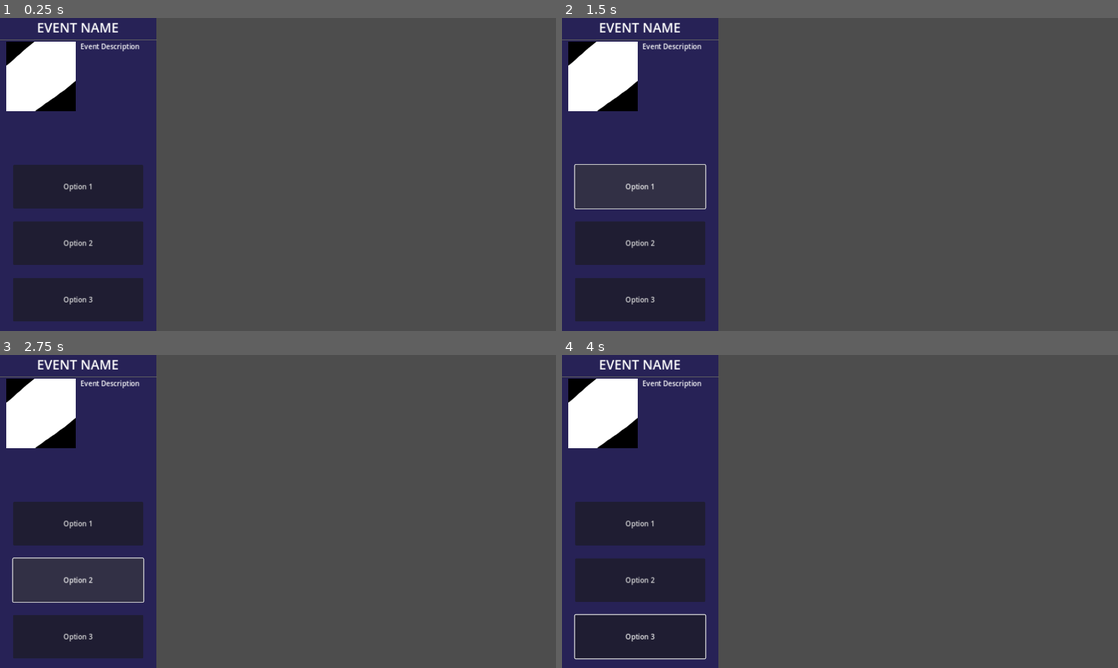
Above: before the commit, frames 1-4 (two rows, left to right).
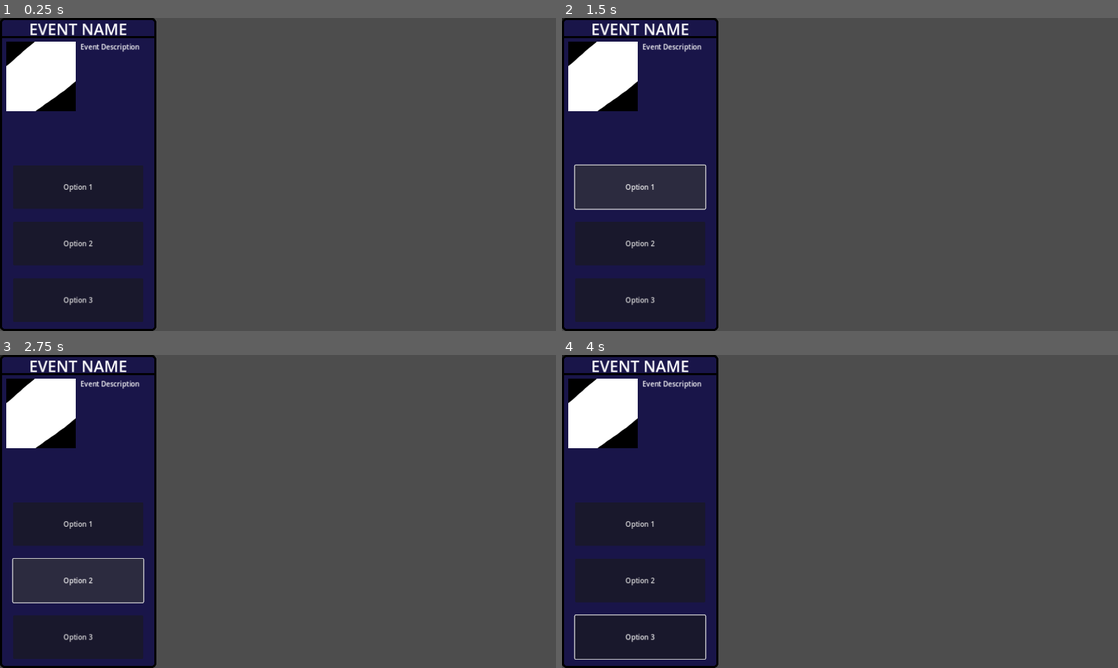
Above: after the commit, the same moments.

Repository: Evenwood/godotgamejam77
Game: Godot game, scene res://EventControl/Event.tscn
Two runs of this game, one before a commit and one after it. Both use one fixed random seed, a clock stepped at 60 frames per second and the inputs below. The project has no main scene, so this scene is started directly.
Inputs (mouse positions are in pixels of both pictures, inside the frame that each line leads up to):
- Up to frame 1 (0.25 s): no input
- Up to frame 2 (1.5 s): tap Enter at 0.5 s; move the mouse to (962, 158) at 0.52 s; click (962, 158) at 0.67 s; click "Option 1" at 1.25 s
- Up to frame 3 (2.75 s): click "Option 2" at 2 s
- Up to frame 4 (4 s): click "Option 3" at 2.75 s; drag from (728, 527) to (812, 574) at 3.52 s

The runs differ from the first frame. In frame 1, 2.2% of the frame differs, in the area x 0-29%, y 0-100%; in frame 2, 2.4%; in frame 3, 2.3%; in frame 4, 2.3%.

Commit message:
Updated the event UI to use a panel with borders and a shadow

Diff:
--- a/game/EventControl/Event.tscn
+++ b/game/EventControl/Event.tscn
@@ -1,11 +1,26 @@
-[gd_scene load_steps=4 format=3 uid="uid://dxayhd2enrxhi"]
+[gd_scene load_steps=5 format=3 uid="uid://dxayhd2enrxhi"]
 
 [ext_resource type="Script" path="res://EventControl/event.gd" id="1_rgnu6"]
 [ext_resource type="Texture2D" uid="uid://uwx3gpirfrsv" path="res://Assets/test-event-image.png" id="1_strl5"]
 
+[sub_resource type="StyleBoxFlat" id="StyleBoxFlat_dn0gy"]
+bg_color = Color(0.0901961, 0.0666667, 0.352941, 0.705882)
+border_width_left = 5
+border_width_top = 5
+border_width_right = 5
+border_width_bottom = 5
+border_color = Color(0, 0, 0, 1)
+corner_radius_top_left = 10
+corner_radius_top_right = 10
+corner_radius_bottom_right = 10
+corner_radius_bottom_left = 10
+shadow_size = 2
+shadow_offset = Vector2(-5, -5)
+
 [sub_resource type="StyleBoxLine" id="StyleBoxLine_ibdnr"]
-color = Color(0.381703, 0.381703, 0.381703, 1)
-thickness = 2
+grow_begin = 0.0
+grow_end = -1.0
+thickness = 5
 
 [node name="Event" type="Control"]
 layout_mode = 3
@@ -15,15 +30,17 @@
 
 [node name="EventCanvas" type="CanvasLayer" parent="."]
 
-[node name="ColorRect" type="ColorRect" parent="EventCanvas"]
-anchors_preset = -1
-anchor_right = 0.28125
-anchor_bottom = 1.0
-offset_bottom = -6.10352e-05
-grow_horizontal = 2
-grow_vertical = 2
-color = Color(0.0901961, 0.0666667, 0.352941, 0.705882)
-metadata/_edit_use_anchors_ = true
+[node name="Panel" type="Panel" parent="EventCanvas"]
+offset_right = 360.0
+offset_bottom = 720.0
+theme_override_styles/panel = SubResource("StyleBoxFlat_dn0gy")
+
+[node name="HSeparator" type="HSeparator" parent="EventCanvas"]
+offset_top = 43.0
+offset_right = 360.0
+offset_bottom = 46.0
+theme_override_constants/separation = 3
+theme_override_styles/separator = SubResource("StyleBoxLine_ibdnr")
 
 [node name="EventUIContainer" type="VBoxContainer" parent="EventCanvas"]
 anchors_preset = -1
@@ -34,16 +51,11 @@
 [node name="EventName" type="Label" parent="EventCanvas/EventUIContainer"]
 custom_minimum_size = Vector2(0, 45)
 layout_mode = 2
-theme_override_font_sizes/font_size = 30
+theme_override_font_sizes/font_size = 36
 text = "Event Name"
 horizontal_alignment = 1
 vertical_alignment = 1
 uppercase = true
-
-[node name="HSeparator" type="HSeparator" parent="EventCanvas/EventUIContainer"]
-layout_mode = 2
-theme_override_constants/separation = 1
-theme_override_styles/separator = SubResource("StyleBoxLine_ibdnr")
 
 [node name="EventDescriptionContainer" type="HBoxContainer" parent="EventCanvas/EventUIContainer"]
 layout_mode = 2
